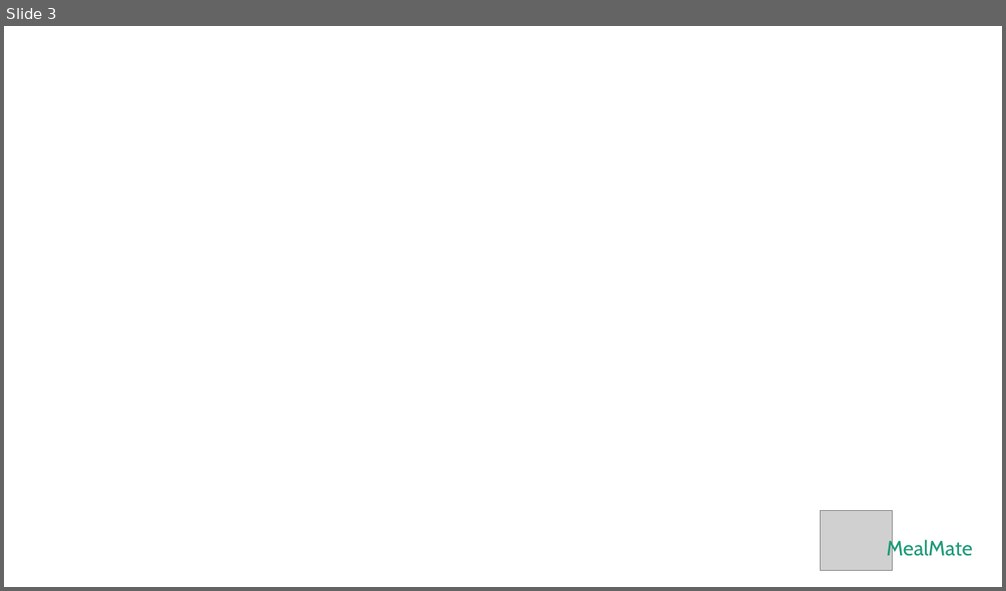
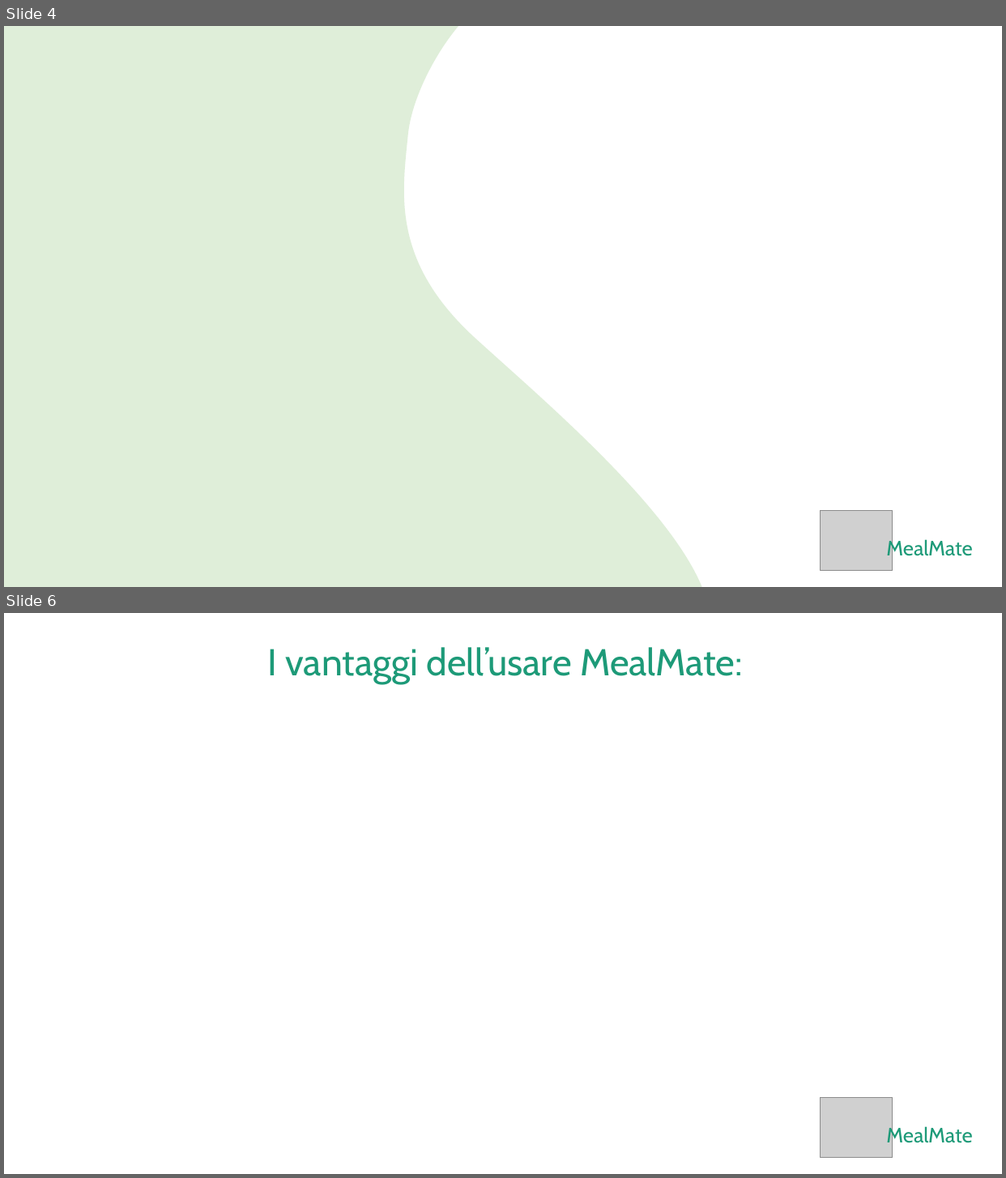
Before and after one commit to DanieleDAmbrosi/MealMate, a slide deck: documents/Presentation/MealMate.pptx. Shown one above the other, each under a label of ours: slide 3 before the commit, slides 4 and 6 after it; the slides between them are not shown. The pictures are 1006x591 and 1006x1178 pixels, drawn with LibreOffice and Linux fonts; fonts in the diff are those of the drawing; grey boxes stand for pictures; background and template pictures are left out. Boxes give left, top, right and bottom in pixels: in the first picture for what was removed or moved away, otherwise in the second. Text is boxed around its words. In the diff, an @@ line names an element or a change of style, - is before the commit and + after.

```diff
--- a/documents/Presentation/MealMate.pptx
+++ b/documents/Presentation/MealMate.pptx
@@ slide 6 added at (x1=4, y1=613, x2=1002, y2=1174), background picture (left out) @@
@@ text added at (x1=267, y1=647, x2=743, y2=684), 36 pt, text #1D9A78 @@
+I vantaggi dell’usare MealMate:
@@ picture added at (x1=820, y1=1098, x2=893, y2=1159) @@
@@ text added at (x1=886, y1=1126, x2=972, y2=1148), 20 pt, text #1D9A78 @@
+MealMate
@@ what was slide 3 is now slide 4 @@
@@ slide 4 changed as well @@
@@ freeform shape added at (x1=4, y1=26, x2=710, y2=587), fill #61AC43 at 20% opacity @@
```
Also in this commit, not shown: 2 other slides changed, 2 other slides added, 1 slide removed, 1 other file.
